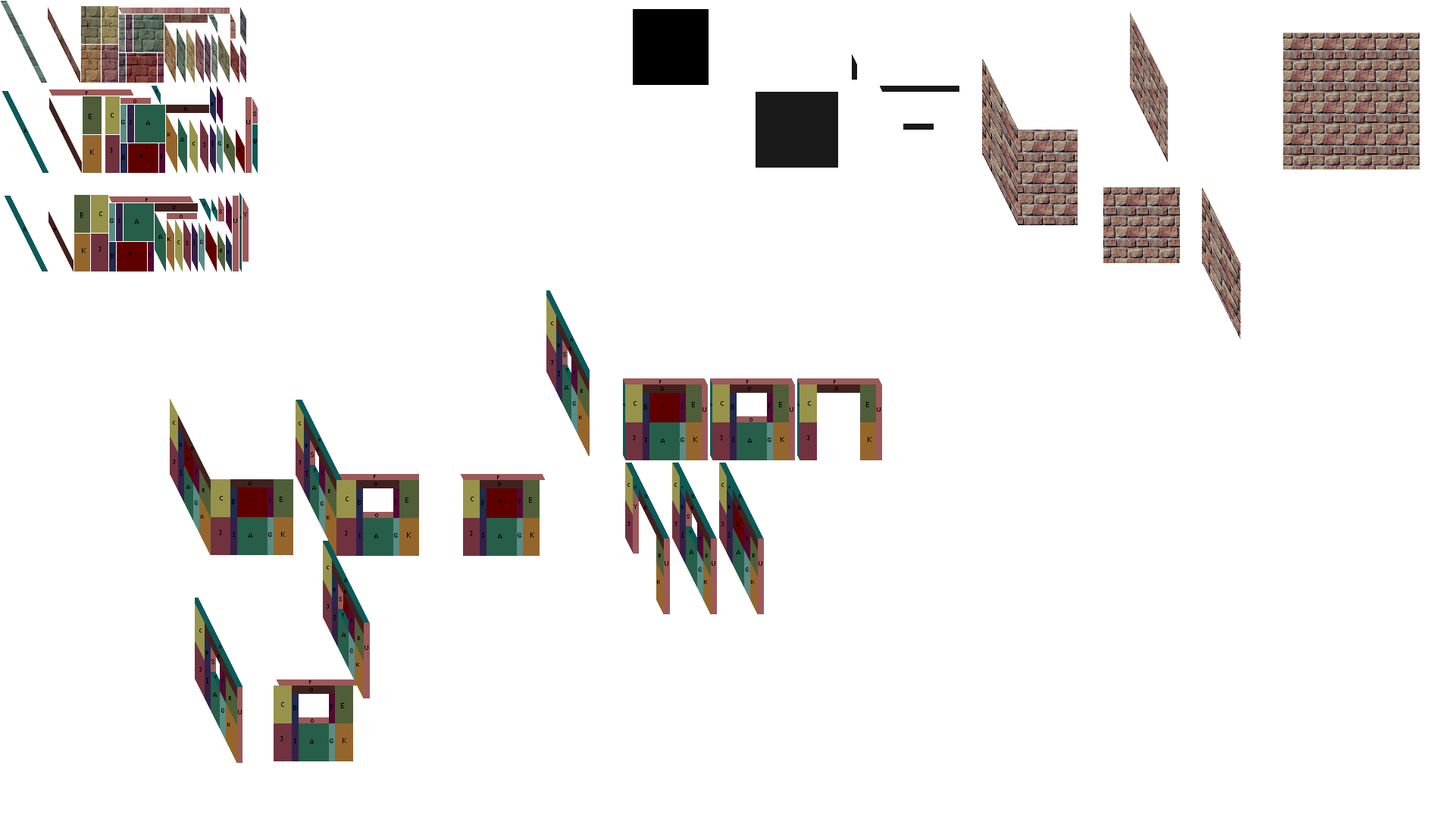
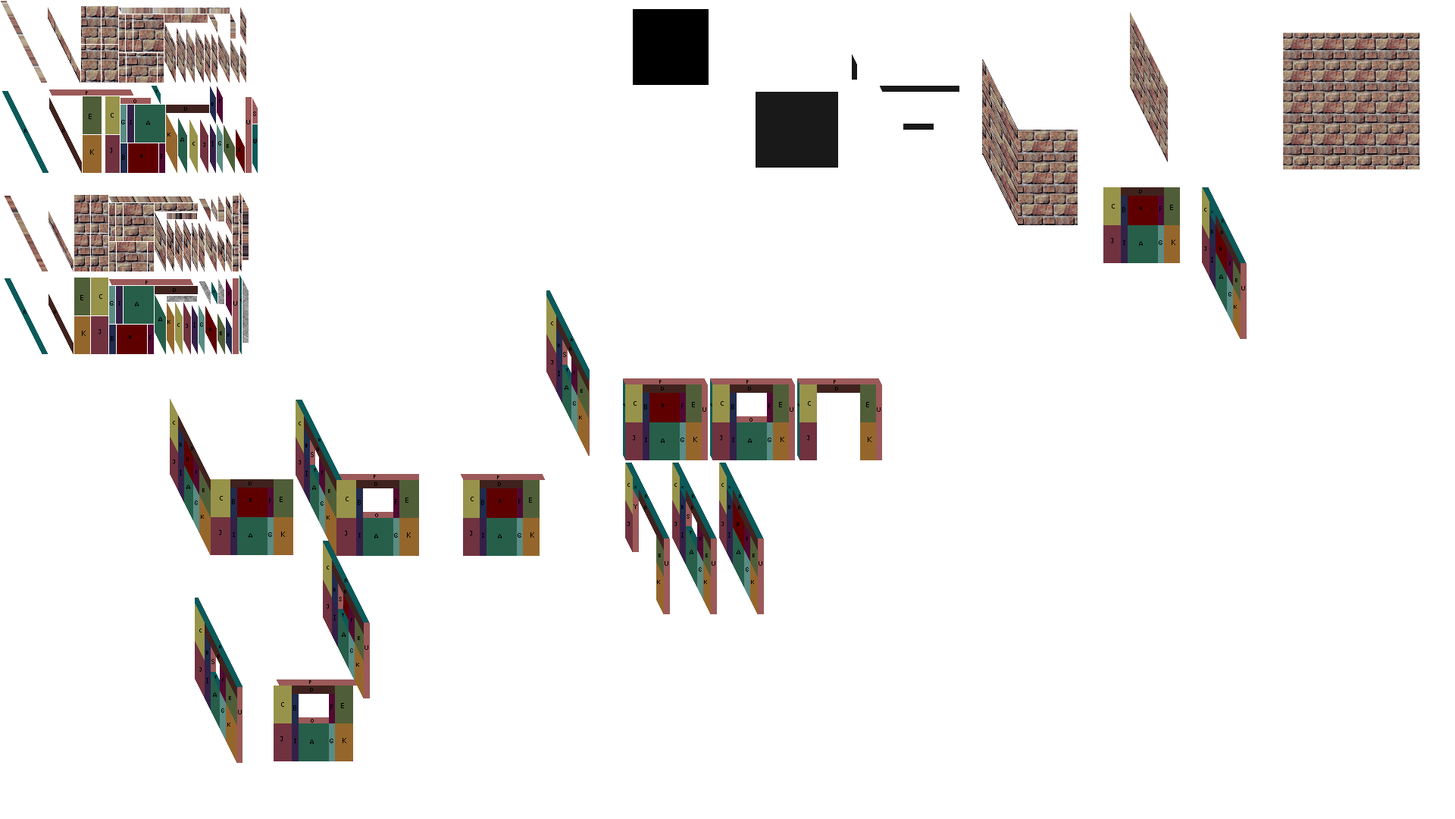
Two versions of the same layered image (1455x819). Layer-by-layer changes:
"Bricks": opacity 51% → 100%, painted on it over [0, 0, 1247, 343]
painted on "WallShapesStacked" over [4, 259, 249, 354]
painted on "VerticalWallScheme" over [632, 551, 639, 554]
painted on "Texture" over [1202, 187, 1203, 264]
